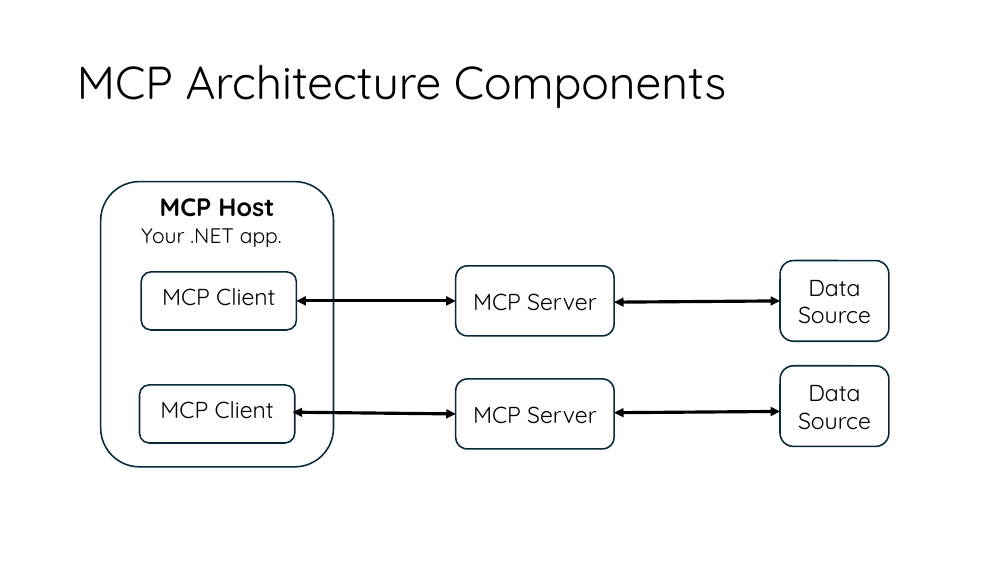
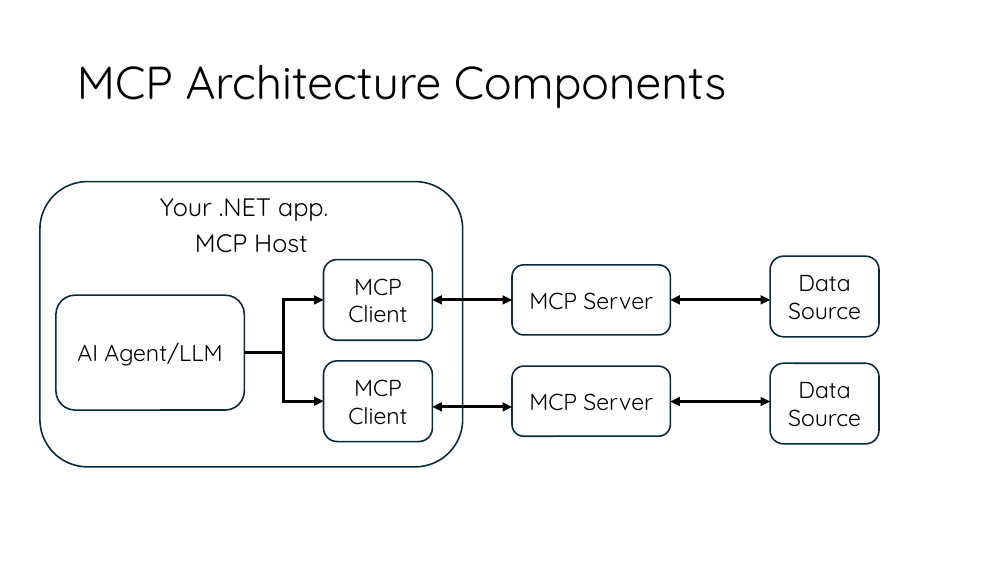
Before and after one commit to nielsberglund/presentations-2025, a slide deck: slide 8 of DotNet-Conf/deck/dotnet-mcp.pptx. Drawn at 1008x567 pixels with LibreOffice and Linux fonts; fonts in the diff are those of the drawing; background and template pictures are left out. Boxes give left, top, right and bottom in pixels: in the first picture for what was removed or moved away, otherwise in the second. Text is boxed around its words. In the diff, an @@ line names an element or a change of style, - is before the commit and + after.

Commit message:
Edited MCP deck.

```diff
--- a/DotNet-Conf/deck/dotnet-mcp.pptx
+++ b/DotNet-Conf/deck/dotnet-mcp.pptx
@@ rounded rectangle: place and size @@
-rounded rectangle at <box>101,181,333,467</box>
+rounded rectangle at <box>40,181,463,467</box>
@@ text "Your .NET app.": place and size @@
-text "Your .NET app." at <box>141,228,282,247</box>
+text "Your .NET app." at <box>160,198,328,221</box>
@@ text "Your .NET app." at <box>160,198,328,221</box>: size 20 to 24 pt; alignment left to centre; line spacing 19.2pt to 1; more space between paragraphs @@
@@ text "MCP Host": place and size @@
-text "MCP Host" at <box>160,198,274,217</box>
+text "MCP Host" at <box>195,234,308,253</box>
@@ text "MCP Host" at <box>195,234,308,253</box>: bold off @@
@@ rounded rectangle "MCP Client": place and size @@
-rounded rectangle "MCP Client" at <box>162,288,275,306</box>
+rounded rectangle "MCP Client" at <box>324,259,433,340</box>
@@ rounded rectangle "MCP Client" at <box>324,259,433,340</box>: less space between paragraphs; vertical alignment top to middle; outline none to #092A39 1.5 pt @@
@@ rounded rectangle "MCP Server": place and size @@
-rounded rectangle "MCP Server" at <box>456,266,614,337</box>
+rounded rectangle "MCP Server" at <box>512,265,670,335</box>
@@ rounded rectangle "Data Source": place and size @@
-rounded rectangle "Data Source" at <box>780,261,889,342</box>
+rounded rectangle "Data Source" at <box>771,256,879,337</box>
@@ rounded rectangle added at <box>56,295,244,410</box>, outline #092A39 1.5 pt, 22 pt, text #000000 @@
+AI Agent/LLM
@@ rounded rectangle removed at <box>141,272,296,330</box> @@
@@ elbow arrow added from (244, 352) to (324, 300), #000000 3 pt @@
@@ double arrow moved from (296, 301) - (456, 301) to (433, 300) - (512, 300) @@
@@ double arrow moved from (614, 302) - (780, 301) to (671, 300) - (771, 300) @@
@@ elbow arrow added from (244, 352) to (324, 402), #000000 3 pt @@
@@ rounded rectangle removed at <box>140,385,295,443</box> @@
@@ rounded rectangle "MCP Client" at <box>324,361,433,442</box>: less space between paragraphs; vertical alignment top to middle; outline none to #092A39 1.5 pt @@
@@ rounded rectangle "MCP Client": place and size @@
-rounded rectangle "MCP Client" at <box>160,401,274,419</box>
+rounded rectangle "MCP Client" at <box>324,361,433,442</box>
@@ rounded rectangle "MCP Server": place and size @@
-rounded rectangle "MCP Server" at <box>456,379,614,449</box>
+rounded rectangle "MCP Server" at <box>512,366,670,436</box>
@@ rounded rectangle "Data Source": place and size @@
-rounded rectangle "Data Source" at <box>780,366,889,447</box>
+rounded rectangle "Data Source" at <box>771,364,879,445</box>
@@ double arrow moved from (293, 412) - (456, 414) to (433, 407) - (512, 407) @@
@@ double arrow moved from (614, 413) - (780, 411) to (671, 402) - (771, 402) @@
```
